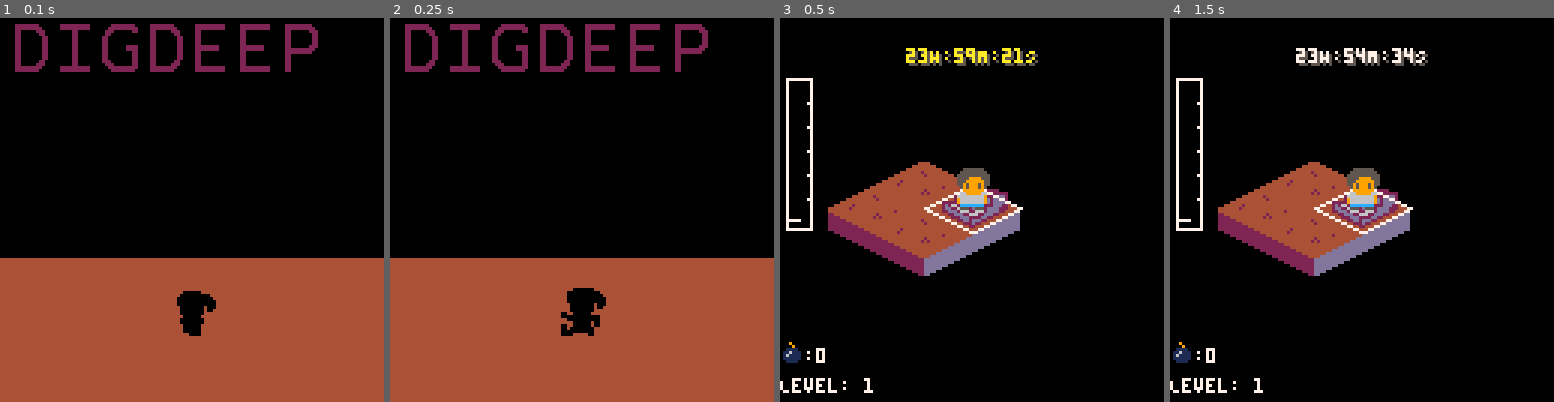
Above: before the commit, frames 1-4 (left to right).
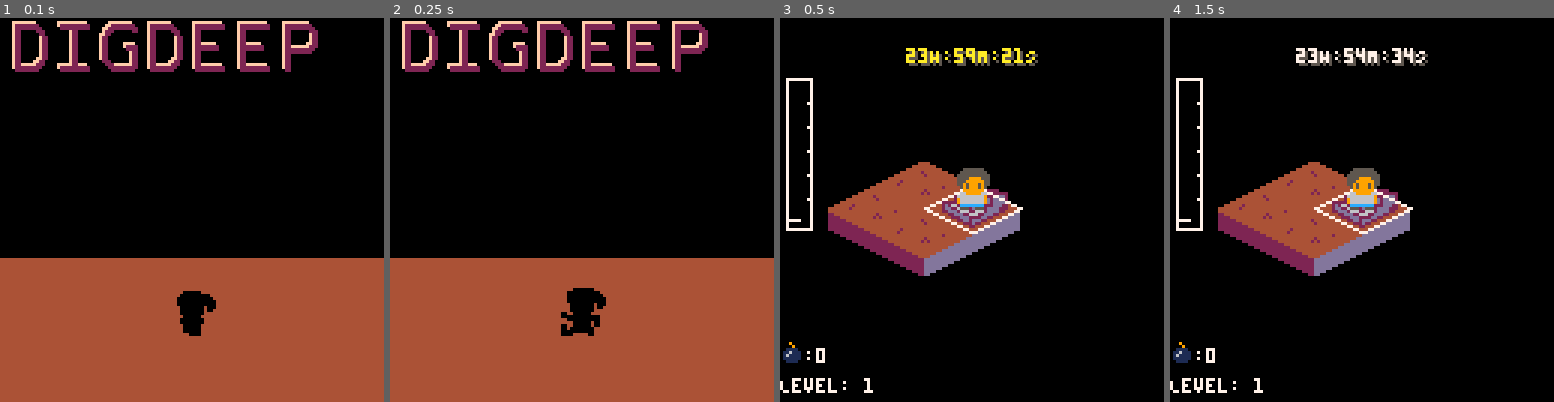
Above: after the commit, the same moments.

Repository: scottnm/collards.p8
Game: PICO-8 cartridge collards.p8
Same seed, same stepped clock (60 frames per second), same inputs: the game is played once before the commit and once after it.
Inputs:
- Up to frame 1 (0.1 s): no input
- Up to frame 2 (0.25 s): no input
- Up to frame 3 (0.5 s): tap X (X key) at 0.33 s
- Up to frame 4 (1.5 s): tap O (Z key) at 0.7 s; tap X (X key) at 1.07 s

The runs differ from the first frame. In frame 1, 1.6% of the frame differs, in the area x 3-82%, y 0-14%; in frame 2, 1.6%; in frame 3, nothing differs; in frame 4, nothing differs.

Commit message:
2d affect

Diff:
--- a/pregame.lua
+++ b/pregame.lua
@@ -25,6 +25,18 @@
     for i=1,15 do pal(i, Colors.Black) end
 end
 
+function draw_title_text(color, x_ofs, y_ofs)
+    pal(Colors.Maroon, color)
+    local scale = 15
+    sspr_centered(g_title_letters.d, x_ofs + 0*scale, y_ofs, 2, 2, 1, false, false)
+    sspr_centered(g_title_letters.i, x_ofs + 1*scale, y_ofs, 2, 2, 1, false, false)
+    sspr_centered(g_title_letters.g, x_ofs + 2*scale, y_ofs, 2, 2, 1, false, false)
+    sspr_centered(g_title_letters.d, x_ofs + 3*scale, y_ofs, 2, 2, 1, false, false)
+    sspr_centered(g_title_letters.e, x_ofs + 4*scale, y_ofs, 2, 2, 1, false, false)
+    sspr_centered(g_title_letters.e, x_ofs + 5*scale, y_ofs, 2, 2, 1, false, false)
+    sspr_centered(g_title_letters.p, x_ofs + 6*scale, y_ofs, 2, 2, 1, false, false)
+end
+
 function _draw_title_screen()
     cls(Colors.Black)
     rectfill(0, 80, 128, 128, Colors.Brown)
@@ -33,13 +45,6 @@
     draw_anim(g_player, sprite_pos(g_player))
     pal()
 
-    local scale = 15
-    sspr_centered(g_title_letters.d, 10 + 0*scale,  10, 2, 2, 1, false, false)
-    sspr_centered(g_title_letters.i, 10 + 1*scale,  10, 2, 2, 1, false, false)
-    sspr_centered(g_title_letters.g, 10 + 2*scale,  10, 2, 2, 1, false, false)
-    sspr_centered(g_title_letters.d, 10 + 3*scale,  10, 2, 2, 1, false, false)
-    sspr_centered(g_title_letters.e, 10 + 4*scale,  10, 2, 2, 1, false, false)
-    sspr_centered(g_title_letters.e, 10 + 5*scale, 10, 2, 2, 1, false, false)
-    sspr_centered(g_title_letters.p, 10 + 6*scale, 10, 2, 2, 1, false, false)
-
+    draw_title_text(Colors.Tan, 9, 9)
+    draw_title_text(Colors.Maroon, 10, 10)
 end
